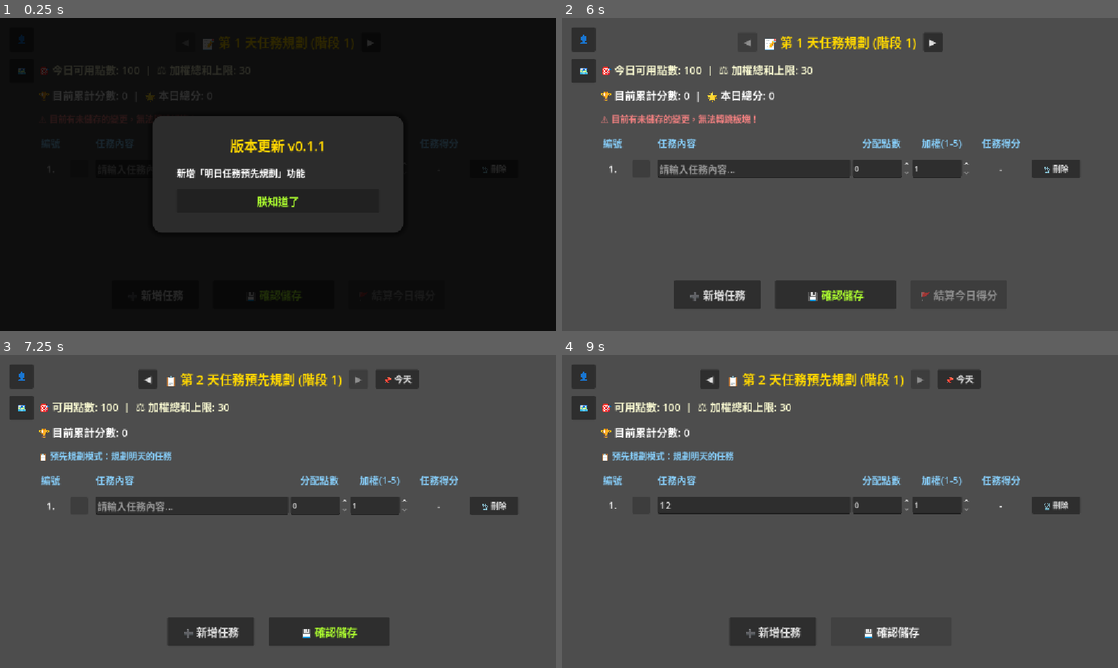
Above: before the commit, frames 1-4 (two rows, left to right).
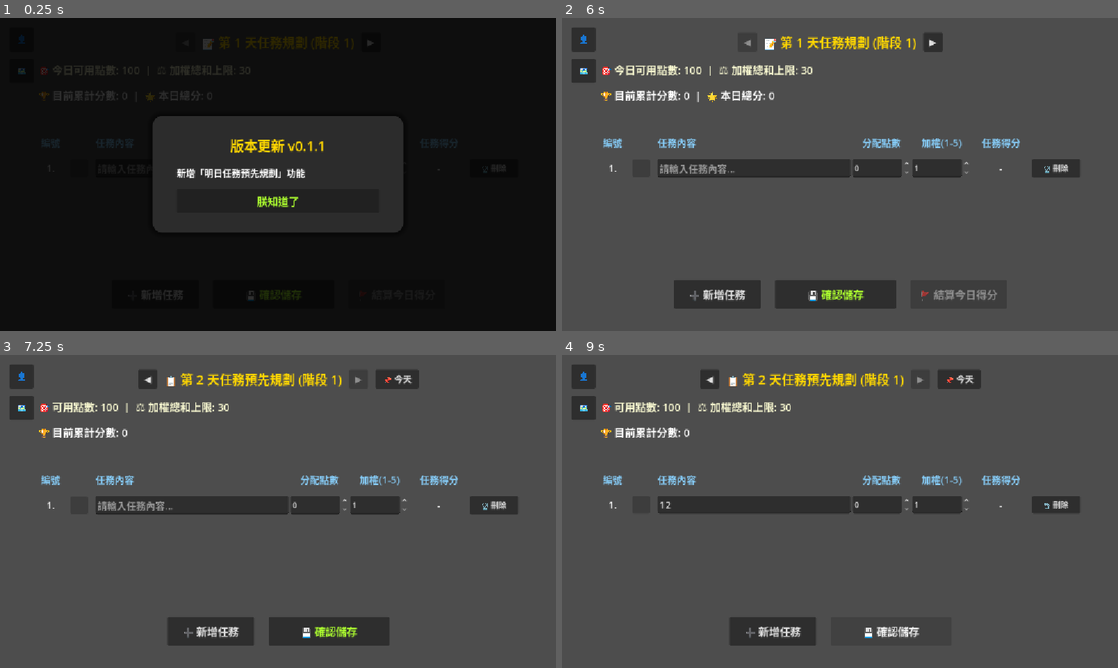
Above: after the commit, the same moments.

Repository: mirloss695/todo-monopoly
Game: Godot game, scene res://main.tscn
Same seed, same stepped clock (60 frames per second), same inputs: the game is played once before the commit and once after it. This scene is started directly instead of the project's main scene.
Inputs (mouse positions are in pixels of both pictures, inside the frame that each line leads up to):
- Up to frame 1 (0.25 s): no input
- Up to frame 2 (6 s): click (756, 168) at 0.52 s; type "12" at 0.6 s; click "💾 確認儲存" at 1.25 s; click "▶" at 2 s; click "🗑️ 刪除" at 2.75 s; click "➕ 新增任務" at 3.5 s; click "👤" at 4.25 s; click "🗺️" at 5 s; click "朕知道了" at 5.75 s
- Up to frame 3 (7.25 s): click "▶" at 6.5 s
- Up to frame 4 (9 s): click (756, 505) at 7.27 s; type "12" at 7.35 s; click "💾 確認儲存" at 8 s; click "✏️ 修改任務 (解鎖)" at 8.75 s

The runs differ from the first frame. In frame 1, less than 0.1% of the frame differs, in the area x 9-88%, y 30-90%; in frame 2, 1.9%, in the area x 7-94%, y 30-91%; in frame 3, 1.7%; in frame 4, 1.7%.

Commit message:
文本修改

Diff:
--- a/login/update_notice.gd
+++ b/login/update_notice.gd
@@ -7,7 +7,7 @@
 const CURRENT_VERSION = "0.1.1"
 const CHANGELOG = [
 	"新增「明日任務預先規劃」功能",
-]
+] ## 已發布
 
 ## 檢查是否需要顯示，需要則彈窗並等待玩家關閉
 func try_show(host: Control) -> void:
--- a/todo_list/todo_list.gd
+++ b/todo_list/todo_list.gd
@@ -33,7 +33,6 @@
 var header_label: Label
 var limits_label: Label
 var score_label: Label
-var board_status_label: Label
 var tasks_container: VBoxContainer
 var history_container: VBoxContainer
 var btn_hbox: HBoxContainer
@@ -65,7 +64,6 @@
 	header_label       = refs["header_label"]
 	limits_label       = refs["limits_label"]
 	score_label        = refs["score_label"]
-	board_status_label = refs["board_status_label"]
 	tasks_container    = refs["tasks_container"]
 	history_container  = refs["history_container"]
 	next_day_container = refs["next_day_container"]
@@ -115,7 +113,6 @@
 	next_day_container.hide()
 	tasks_container.show()
 	btn_hbox.show()
-	board_status_label.show()
 	limits_label.show()
 	finish_btn.show()
 
@@ -134,7 +131,6 @@
 	history_container.hide()
 	next_day_container.show()
 	btn_hbox.show()
-	board_status_label.show()
 	limits_label.show()
 	finish_btn.hide()
 
@@ -150,7 +146,6 @@
 	tasks_container.hide()
 	next_day_container.hide()
 	btn_hbox.hide()
-	board_status_label.hide()
 
 	history_container.show()
 	await TodoHistory.build_view(history_container, current_view_day, task_history)
@@ -166,8 +161,6 @@
 		toggle_save_btn.set("theme_override_colors/font_color", Color.WHITE)
 		toggle_save_btn.disabled = true
 		finish_btn.disabled = true
-		board_status_label.text = "✅ 已結算。目前可以隨時切換到其他板塊囉！"
-		board_status_label.set("theme_override_colors/font_color", Color.GREEN_YELLOW)
 	elif not is_editing:
 		# 已儲存但尚未結算
 		add_task_btn.disabled = true
@@ -175,8 +168,6 @@
 		toggle_save_btn.set("theme_override_colors/font_color", Color.WHITE)
 		toggle_save_btn.disabled = false
 		finish_btn.disabled = false
-		board_status_label.text = "✅ 已儲存。目前可以隨時切換到其他板塊囉！"
-		board_status_label.set("theme_override_colors/font_color", Color.GREEN_YELLOW)
 	else:
 		# 編輯中
 		add_task_btn.disabled = false
@@ -184,8 +175,6 @@
 		toggle_save_btn.set("theme_override_colors/font_color", Color.GREEN_YELLOW)
 		toggle_save_btn.disabled = false
 		finish_btn.disabled = true
-		board_status_label.text = "⚠️ 目前有未儲存的變更，無法轉跳板塊！"
-		board_status_label.set("theme_override_colors/font_color", Color.LIGHT_CORAL)
 
 func _on_prev_day_pressed():
 	if current_view_day > 1:
@@ -287,9 +276,6 @@
 		toggle_save_btn.set("theme_override_colors/font_color", Color.WHITE)
 		finish_btn.disabled = false
 
-		board_status_label.text = "✅ 已儲存。目前可以隨時切換到其他板塊囉！"
-		board_status_label.set("theme_override_colors/font_color", Color.GREEN_YELLOW)
-
 		for row_data in task_rows:
 			TodoTaskRow.set_locked(row_data, true)
 
@@ -302,9 +288,6 @@
 		toggle_save_btn.text = "💾 確認儲存"
 		toggle_save_btn.set("theme_override_colors/font_color", Color.GREEN_YELLOW)
 		finish_btn.disabled = true
-
-		board_status_label.text = "⚠️ 任務修改中，儲存前無法轉跳板塊！"
-		board_status_label.set("theme_override_colors/font_color", Color.LIGHT_CORAL)
 
 		for row_data in task_rows:
 			TodoTaskRow.set_locked(row_data, false)
@@ -337,8 +320,6 @@
 	toggle_save_btn.disabled = false
 	finish_btn.disabled = true
 	finish_btn.text = "🚩 結算今日得分"
-	board_status_label.text = "⚠️ 目前有未儲存的變更，無法轉跳板塊！"
-	board_status_label.set("theme_override_colors/font_color", Color.LIGHT_CORAL)
 	for row_data in task_rows:
 		row_data["row_node"].queue_free()
 	task_rows.clear()
@@ -388,8 +369,6 @@
 		add_task_btn.disabled = true
 		toggle_save_btn.text = "✏️ 修改任務 (解鎖)"
 		toggle_save_btn.set("theme_override_colors/font_color", Color.WHITE)
-		board_status_label.text = "✅ 已儲存。目前可以隨時切換到其他板塊囉！"
-		board_status_label.set("theme_override_colors/font_color", Color.GREEN_YELLOW)
 		for row_data in task_rows:
 			TodoTaskRow.set_locked(row_data, true)
 
@@ -436,15 +415,11 @@
 		toggle_save_btn.text = "💾 確認儲存"
 		toggle_save_btn.set("theme_override_colors/font_color", Color.GREEN_YELLOW)
 		toggle_save_btn.disabled = false
-		board_status_label.text = "📋 預先規劃模式：規劃明天的任務"
-		board_status_label.set("theme_override_colors/font_color", Color.LIGHT_SKY_BLUE)
 	else:
 		add_task_btn.disabled = true
 		toggle_save_btn.text = "✏️ 修改任務 (解鎖)"
 		toggle_save_btn.set("theme_override_colors/font_color", Color.WHITE)
 		toggle_save_btn.disabled = false
-		board_status_label.text = "✅ 明日任務已儲存"
-		board_status_label.set("theme_override_colors/font_color", Color.GREEN_YELLOW)
 
 func _on_toggle_save_next_day():
 	if next_day_editing:
